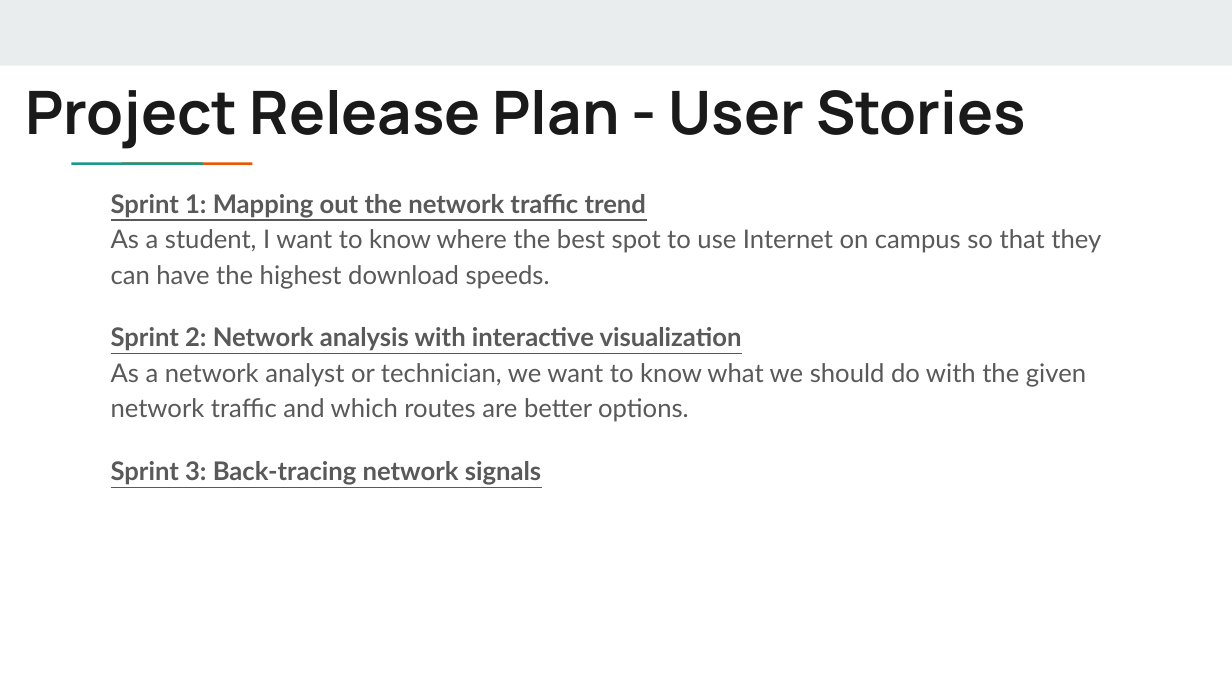
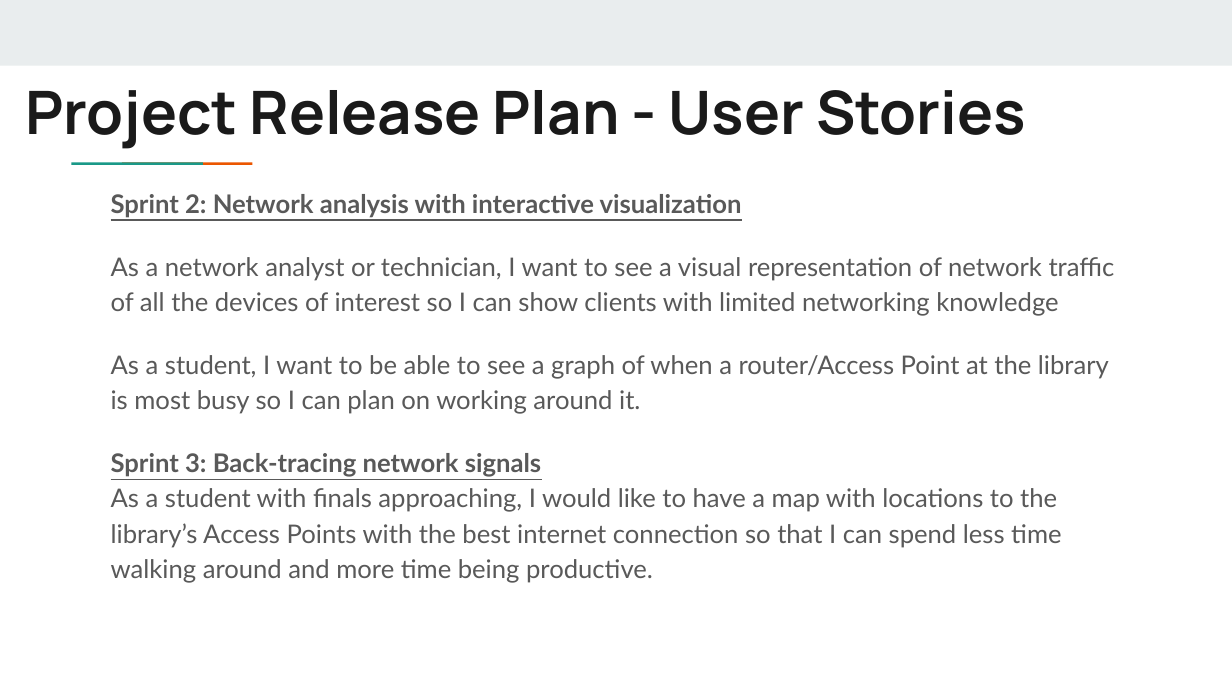
Before and after one commit to Cameron-Ozaki/cs115_TrafficDump, a slide deck: slide 5 of Project Release Plan.pptx (slide 3 before the commit). Drawn at 1232x693 pixels with LibreOffice and Linux fonts; fonts in the diff are those of the drawing. Boxes give left, top, right and bottom in pixels: in the first picture for what was removed or moved away, otherwise in the second. Text is boxed around its words. In the diff, an @@ line names an element or a change of style, - is before the commit and + after.

```diff
--- a/Project Release Plan.pptx
+++ b/Project Release Plan.pptx
@@ text at [111,194,1115,583]: text changed @@
-Sprint 1: Mapping out the network traffic trend
-As a student, I want to know where the best spot to use Internet on campus so that they can have the highest download speeds.
-Sprint 2: Network analysis with interactive visualization
-As a network analyst or technician, we want to know what we should do with the given network traffic and which routes are better options.
-Sprint 3: Back-tracing network signals
+Sprint 2: Network analysis with interactive visualization
+As a network analyst or technician, I want to see a visual representation of network traffic of all the devices of interest so I can show clients with limited networking knowledge
+As a student, I want to be able to see a graph of when a router/Access Point at the library is most busy so I can plan on working around it.
+Sprint 3: Back-tracing network signals
+As a student with finals approaching, I would like to have a map with locations to the library’s Access Points with the best internet connection so that I can spend less time walking around and more time being productive.
```
Also in this commit, not shown: 4 other slides changed, 2 slides added.
